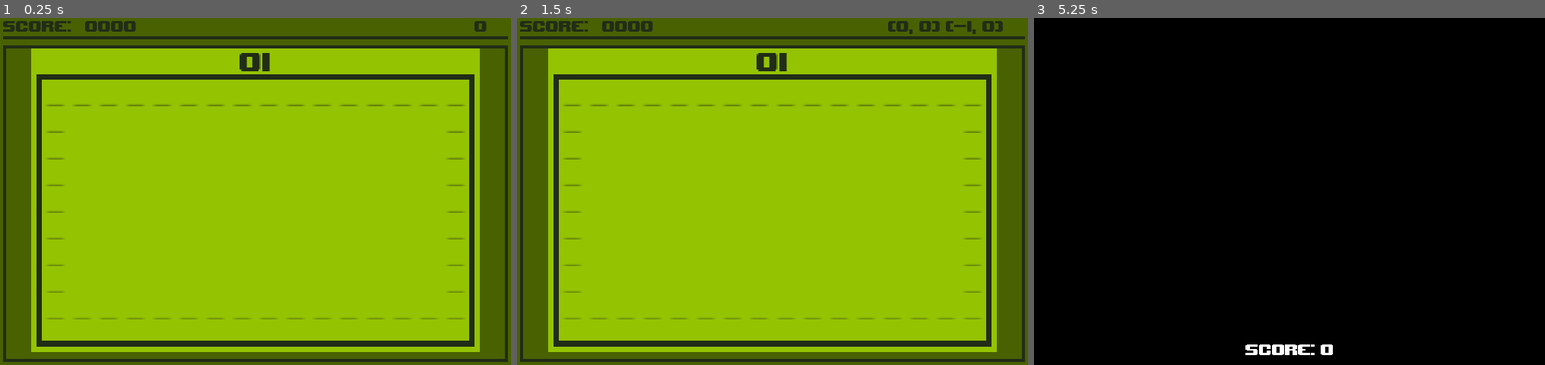
Above: before the commit, frames 1-3 (left to right).
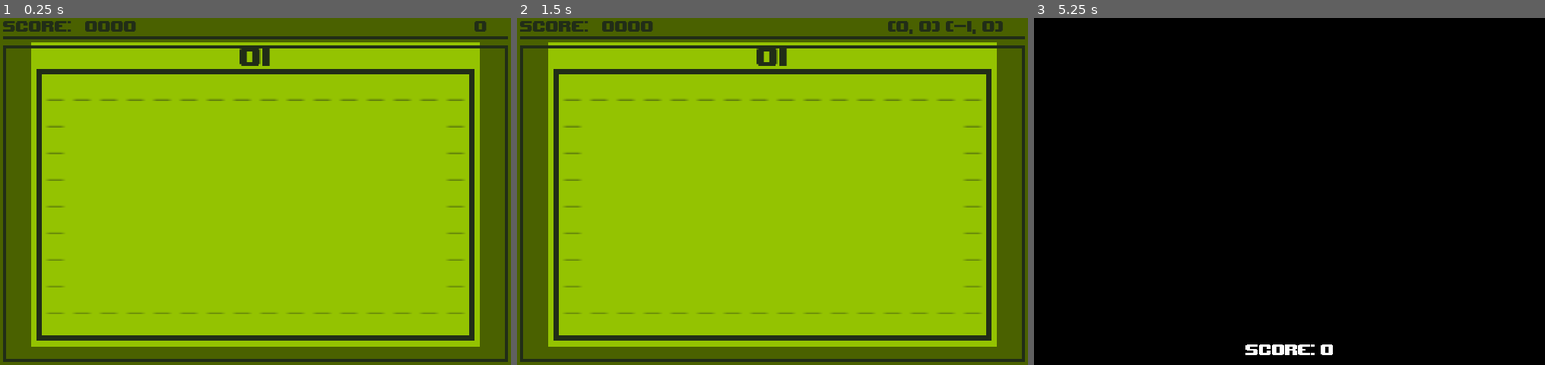
Above: after the commit, the same moments.

Repository: Gamestus/godot-5d-snake
Game: Godot game, scene res://scenes/main/Main.tscn
The game is run twice, just before and just after one commit, with the same random seed, the same clock (stepped at 60 frames per second) and the same inputs.
Inputs:
- Up to frame 1 (0.25 s): no input
- Up to frame 2 (1.5 s): tap Enter at 0.5 s; hold Right (ui_right) 0.53-1.28 s; hold Z (past) 0.53-1.28 s; tap F5 (restart) at 1.25 s; hold - (speeddown) from 1.28 s (still down); tap Z (past) at 1.35 s
- Up to frame 3 (5.25 s): tap F5 (restart) every 0.75 s from 2 to 4.25 s; release - (speeddown) at 2.03 s; hold Right (ui_right) 2.03-2.78 s; hold Z (past) 2.03-2.78 s; hold = (speedup) 2.78-3.53 s; tap Z (past) at 2.85, 4.35 s; hold Z (past) 3.53-4.28 s; hold Left (ui_left) 3.53-5.03 s; hold - (speeddown) from 5.03 s (still down); hold Z (past) from 5.03 s (still down)

The runs differ from the first frame. In frame 1, 9.1% of the frame differs, in the area x 6-94%, y 7-97%; in frame 2, 9.1%; in frame 3, nothing differs.

Commit message:
Refactor Main.gd and Field.gd

Diff:
--- a/project.godot
+++ b/project.godot
@@ -9,19 +9,19 @@
 config_version=4
 
 _global_script_classes=[ {
-"base": "Reference",
+"base": "ColorRect",
 "class": "Field",
 "language": "GDScript",
 "path": "res://scenes/main/Field.gd"
 }, {
 "base": "Node2D",
-"class": "Snake",
+"class": "Main",
 "language": "GDScript",
 "path": "res://scenes/main/Main.gd"
 } ]
 _global_script_class_icons={
 "Field": "",
-"Snake": ""
+"Main": ""
 }
 
 [application]
--- a/scenes/main/Field.gd
+++ b/scenes/main/Field.gd
@@ -3,6 +3,8 @@
 
 const COLUMNS = 16
 const ROWS = 9
+
+const FIELD_SIZE = Vector2(84, 57)
 
 onready var tile_map: TileMap = $MarginContainer/VBoxContainer/Panel/TileMap
 onready var turn_label: Label = $MarginContainer/VBoxContainer/HBoxContainer/Turn
--- a/scenes/main/Main.gd
+++ b/scenes/main/Main.gd
@@ -1,17 +1,29 @@
-class_name Snake
+class_name Main
 extends Node2D
 
 var field = preload("res://scenes/main/Field.tscn")
 onready var map: Node2D = $Map
 onready var camera_2d: Camera2D = $Camera2D
 
-
+# Still depends on field_dict
+const MAX_DIMENSION_FIELD = 4
+const APOCALYPSE_FIELD = 100
+const FIELD_OFFSET = Vector2(5, 5)
+
+const MIN_TIME_SCALE = 0.1
+const DELTA_TIME_SCALE = 0.15
+const MAX_TIME_SCALE = 2.1
+
+# Snake can move in 17 directions, so
+# direction_additional is essential
+# "_a" (additional) suffix in variables
+# means usage of other dimensions
 var direction_additional = Vector2.ZERO
 var direction = Vector2.RIGHT
 var last_direction = direction
 var is_making_longer = false
 var score = 0
-var time_param = 0.0
+var shader_time_param = 0.0
 var time_scale = 0.0
 var is_end_of_time = false
 
@@ -22,10 +34,10 @@
 ]
 
 enum Cell{
-	nothing,
-	apple,
-	body,
-	head,
+	NOTHING,
+	APPLE,
+	BODY,
+	HEAD,
 }
 
 var field_dict = {
@@ -43,8 +55,8 @@
 var head_on_field: Field
 
 func _process(delta: float) -> void:
-	time_param += 0.01 * time_scale
-	$Camera2D/DarkMatter.material.set_shader_param("time", time_param)
+	shader_time_param += 0.01 * time_scale
+	$Camera2D/DarkMatter.material.set_shader_param("time", shader_time_param)
 
 
 
@@ -53,9 +65,9 @@
 	head_on_field = field.instance()
 	map.add_child(head_on_field)
 	field_dict[0].append(head_on_field)
-	head_on_field.rect_position = Vector2(84.0/2, 55.0/2)
+	head_on_field.rect_position = Field.FIELD_SIZE / 2
 	head_on_field.init_game_start()
-	camera_2d.tween_to(head_on_field.rect_position + Vector2(84.0/2, 55.0/2), true)
+	camera_2d.tween_to(head_on_field.rect_position + Field.FIELD_SIZE / 2, true)
 
 	if TurboMode.turbo_mode:
 		$Ui/MarginContainer/VBoxContainer/HBoxContainer/StrangeLabel.visible = true
@@ -65,24 +77,24 @@
 	var snake_pos = snake_array[0][0]
 	var snake_pos_a = snake_array[0][1]
 	head_on_field = field_dict[int(snake_pos_a.y)][snake_pos_a.x]
-	head_on_field.game_array[snake_pos.x][snake_pos.y] = Cell.body
+	head_on_field.game_array[snake_pos.x][snake_pos.y] = Cell.BODY
 	head_on_field.draw_screen(direction)
 
 	if direction_additional.x < 0:
-		time_scale = - snake_pos_a.x / 100 * 4.0
+		time_scale = - snake_pos_a.x / APOCALYPSE_FIELD * 4.0
 	else:
-		time_scale = snake_pos_a.x / 100 * 4.0
+		time_scale = snake_pos_a.x / APOCALYPSE_FIELD * 4.0
 
 	if direction_additional == Vector2.ZERO:
-		make_normal_move(snake_pos, snake_pos_a)
+		move_head(snake_pos, snake_pos_a)
 	else:
-		make_cooler_move(snake_pos, snake_pos_a)
+		move_head_a(snake_pos, snake_pos_a)
 
 	$Music.volume_db = linear2db(clamp(float(50 - snake_pos_a.x) / 50, 0, 0.4))
 	$Music2.volume_db = linear2db(clamp(float(snake_pos_a.x) / 50, 0, 0.5 ))
 
 
-func make_cooler_move(snake_pos, snake_pos_a):
+func move_head_a(snake_pos, snake_pos_a):
 	$Camera2D.reveal()
 	is_end_of_time = true
 	snake_array.push_front(
@@ -96,24 +108,24 @@
 		return
 
 	head_on_field = field_dict[int(snake_array[0][1].y)][snake_array[0][1].x]
-	head_on_field.game_array[snake_array[0][0].x][snake_array[0][0].y] = Cell.head
+	head_on_field.game_array[snake_array[0][0].x][snake_array[0][0].y] = Cell.HEAD
 
 	if not is_making_longer:
 		var erase_cell = snake_array.pop_back()
 		var erase_field = field_dict[int(erase_cell[1].y)][erase_cell[1].x]
-		erase_field.game_array[erase_cell[0].x][erase_cell[0].y] = Cell.nothing
+		erase_field.game_array[erase_cell[0].x][erase_cell[0].y] = Cell.NOTHING
 		erase_field.draw_screen(direction)
 	is_making_longer = false
 
 	head_on_field.draw_screen(direction)
 	last_direction = direction
-	camera_2d.tween_to(head_on_field.rect_position + Vector2(84.0/2, 55.0/2), false)
-
-
-func make_normal_move(snake_pos, snake_pos_a):
+	camera_2d.tween_to(head_on_field.rect_position + Field.FIELD_SIZE / 2, false)
+
+
+func move_head(snake_pos, snake_pos_a):
 
 	if snake_pos_a.x < field_dict[int(snake_pos_a.y)].size() - 1:
-		make_super_cool_move(snake_pos, snake_pos_a)
+		move_head_from_past(snake_pos, snake_pos_a)
 		return
 
 
@@ -129,12 +141,12 @@
 	var new_field = create_field(snake_pos_a.y)
 
 	head_on_field = field_dict[int(snake_array[0][1].y)][snake_array[0][1].x]
-	head_on_field.game_array[snake_array[0][0].x][snake_array[0][0].y] = Cell.head
+	head_on_field.game_array[snake_array[0][0].x][snake_array[0][0].y] = Cell.HEAD
 
 	if not is_making_longer:
 		var erase_cell = snake_array.pop_back()
 		var erase_field = new_field
-		erase_field.game_array[erase_cell[0].x][erase_cell[0].y] = Cell.nothing
+		erase_field.game_array[erase_cell[0].x][erase_cell[0].y] = Cell.NOTHING
 		erase_field.draw_screen(direction)
 	is_making_longer = false
 
@@ -142,7 +154,7 @@
 	last_direction = direction
 
 
-func make_super_cool_move(snake_pos, snake_pos_a):
+func move_head_from_past(snake_pos, snake_pos_a):
 	snake_array.push_front(
 			[
 				Vector2(snake_pos.x + direction.x, snake_pos.y + direction.y),
@@ -154,27 +166,27 @@
 		return
 
 	head_on_field = field_dict[int(snake_array[0][1].y)][snake_array[0][1].x]
-	head_on_field.game_array[snake_array[0][0].x][snake_array[0][0].y] = Cell.head
+	head_on_field.game_array[snake_array[0][0].x][snake_array[0][0].y] = Cell.HEAD
 
 	if not is_making_longer:
 		var erase_cell = snake_array.pop_back()
 #		var erase_field = field_dict[int(snake_array[0][1].y)][erase_cell[1].x]
 		var erase_field = field_dict[int(erase_cell[1].y)][erase_cell[1].x]
-		erase_field.game_array[erase_cell[0].x][erase_cell[0].y] = Cell.nothing
+		erase_field.game_array[erase_cell[0].x][erase_cell[0].y] = Cell.NOTHING
 		erase_field.draw_screen(direction)
 	is_making_longer = false
 
 	head_on_field.draw_screen(direction)
 	last_direction = direction
 
-	camera_2d.tween_to(head_on_field.rect_position + Vector2(84.0/2, 55.0/2), true)
+	camera_2d.tween_to(head_on_field.rect_position + Field.FIELD_SIZE / 2, true)
 
 
 func create_field(new_y: int = 0, offset = Vector2(90 , 0)):
 	var new_field = field.instance()
 	new_field.game_array = head_on_field.game_array.duplicate()
 	new_field.turn = head_on_field.turn
-	if new_field.turn == 99:
+	if new_field.turn == APOCALYPSE_FIELD - 1:
 		$Ui/GameOver/Label.text = "R: restart\npass: 0133"
 		game_over()
 
@@ -182,7 +194,7 @@
 	new_field.rect_position = head_on_field.rect_position + offset
 	field_dict[new_y].append(new_field)
 	map.add_child(new_field)
-	camera_2d.tween_to(new_field.rect_position + Vector2(84.0/2, 55.0/2), true)
+	camera_2d.tween_to(new_field.rect_position + Field.FIELD_SIZE / 2, true)
 	return new_field
 
 
@@ -190,12 +202,12 @@
 	var new_field = field.instance()
 	new_field.init_game_start(false)
 	new_field.turn = -1
-	new_field.rect_position = Vector2(84.0/2, 55.0/2) + Vector2(90 * additional_pos.x, 60 * additional_pos.y)
+	new_field.rect_position = Field.FIELD_SIZE / 2 + Vector2(90 * additional_pos.x, 60 * additional_pos.y)
 
 	map.add_child(new_field)
 
 	field_dict[int(additional_pos.y)][additional_pos.x] = new_field
-	camera_2d.tween_to(new_field.rect_position + Vector2(84.0/2, 55.0/2))
+	camera_2d.tween_to(new_field.rect_position + Field.FIELD_SIZE / 2)
 	return new_field
 
 
@@ -203,7 +215,7 @@
 	if not TurboMode.turbo_mode and event.is_action_pressed("turbo"):
 		TurboMode.turbo_mode = true
 		$Ui/MarginContainer/VBoxContainer/HBoxContainer/StrangeLabel.visible = true
-		$AppleSound.play()
+		$APPLESound.play()
 
 	var new_dir = Vector2.ZERO
 	var new_dir_a = Vector2.ZERO
@@ -233,14 +245,20 @@
 	$Ui/MarginContainer/VBoxContainer/HBoxContainer/StrangeLabel.text = str(direction) + " " + str(direction_additional)
 
 	if event.is_action_pressed("speedup"):
-		$StepTimer.wait_time = clamp($StepTimer.wait_time - 0.15, 0.1, 2.0)
+		$StepTimer.wait_time = clamp($StepTimer.wait_time - DELTA_TIME_SCALE,
+				MIN_TIME_SCALE,
+				MAX_TIME_SCALE
+		)
 	elif event.is_action_pressed("speeddown"):
-		$StepTimer.wait_time = clamp($StepTimer.wait_time + 0.15, 0.1, 2.0)
+		$StepTimer.wait_time = clamp($StepTimer.wait_time + DELTA_TIME_SCALE,
+				MIN_TIME_SCALE,
+				MAX_TIME_SCALE
+		)
 
 
 func is_field_exists(move_to_a):
-	return move_to_a.x >= 0 and move_to_a.x < 100 and\
-			move_to_a.y >= -4 and move_to_a.y <= 4
+	return move_to_a.x >= 0 and move_to_a.x < APOCALYPSE_FIELD and\
+			move_to_a.y >= -MAX_DIMENSION_FIELD and move_to_a.y <= MAX_DIMENSION_FIELD
 
 
 func try_move(move_to, move_to_a) -> bool:
@@ -265,13 +283,13 @@
 		return false
 
 	match field.game_array[move_to.x][move_to.y]:
-		Cell.apple:
+		Cell.APPLE:
 			score += 1
 			$Ui/MarginContainer/VBoxContainer/HBoxContainer/Score.text = "%04d" % score
 			field.create_apple()
 			$AppleSound.play()
 			is_making_longer = true
-		Cell.body, Cell.head:
+		Cell.BODY, Cell.HEAD:
 			if not is_dim_created:
 				game_over()
 				return false
